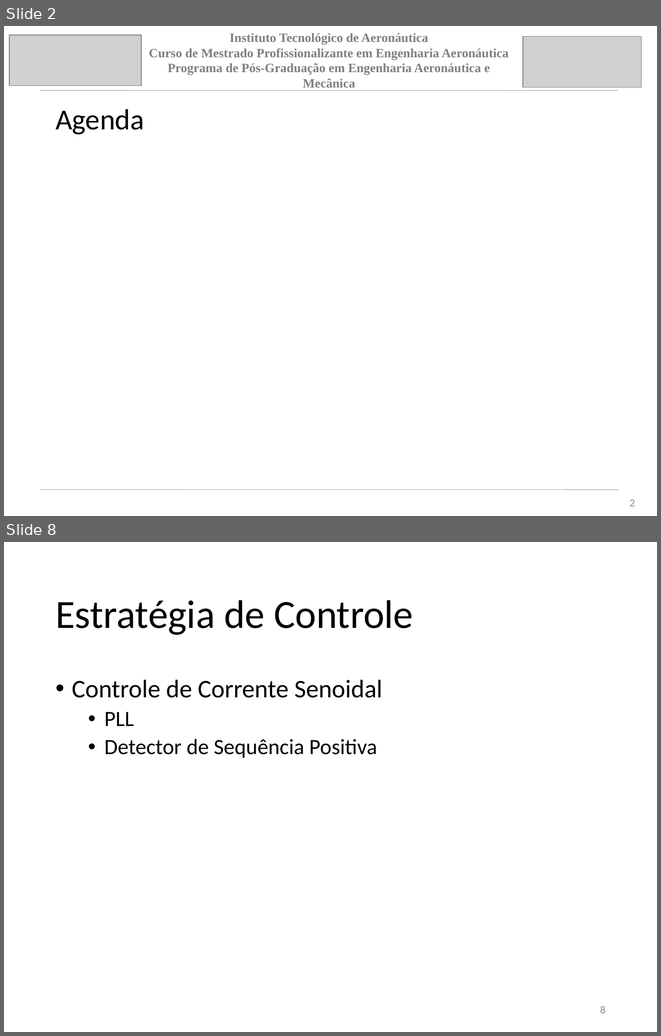
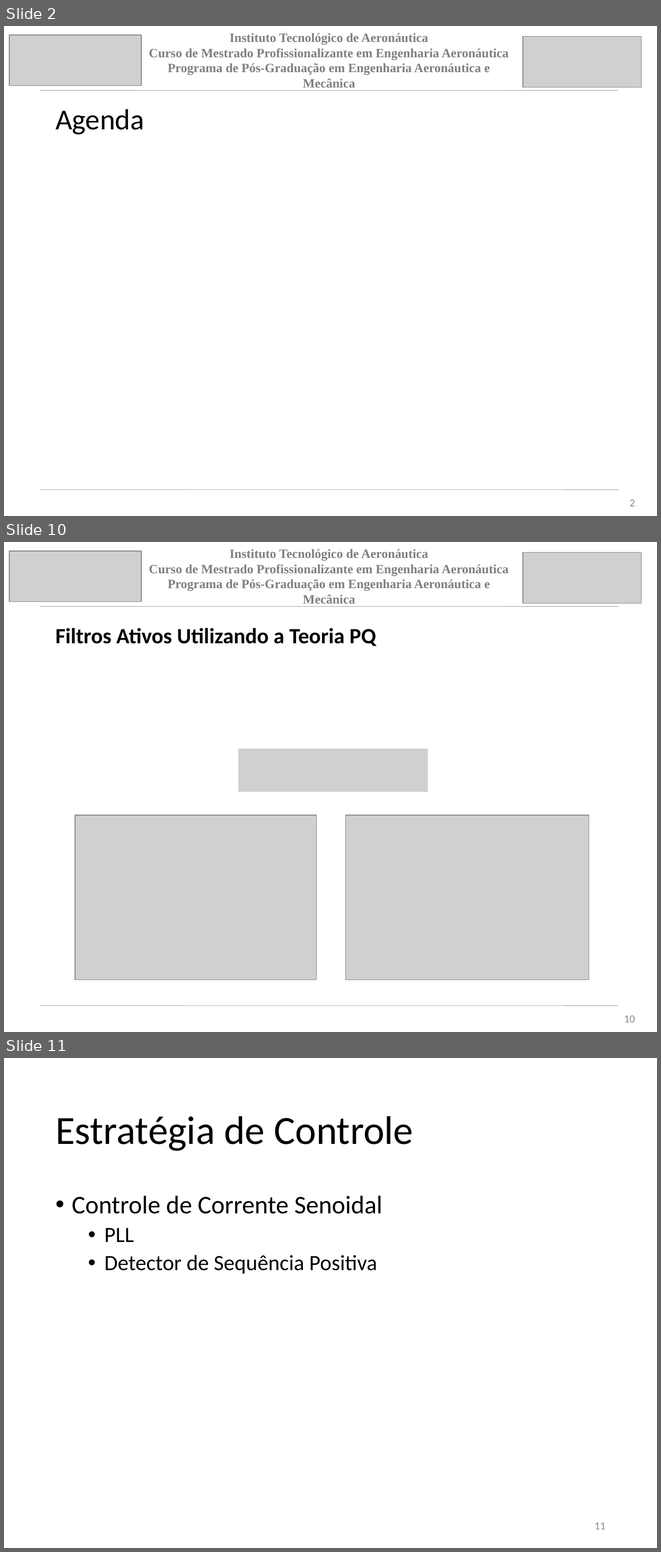
Before and after one commit to jpsoliv/MestradoJPSO, a slide deck: Apresentação/Apresentação_baixo_nivel.pptx. Shown one above the other, each under a label of ours: slides 2 and 8 before the commit, slides 2, 10 and 11 after it; the slides between them are not shown. The pictures are 661x1036 and 661x1552 pixels, drawn with LibreOffice and Linux fonts; fonts in the diff are those of the drawing; grey boxes stand for pictures. Boxes give left, top, right and bottom in pixels: in the first picture for what was removed or moved away, otherwise in the second. Text is boxed around its words. In the diff, an @@ line names an element or a change of style, - is before the commit and + after.

```diff
--- a/Apresentação/Apresentação_baixo_nivel.pptx
+++ b/Apresentação/Apresentação_baixo_nivel.pptx
@@ slide 10 added at (x1=4, y1=542, x2=657, y2=1032), background #FFFFFF @@
@@ picture added at (x1=9, y1=551, x2=141, y2=602) @@
@@ text added at (x1=149, y1=549, x2=509, y2=607), 14 pt, text #7F7F7F, bold @@
+Instituto Tecnológico de Aeronáutica
+Curso de Mestrado Profissionalizante em Engenharia Aeronáutica
+Programa de Pós-Graduação em Engenharia Aeronáutica e Mecânica
@@ picture added at (x1=523, y1=553, x2=642, y2=603) @@
@@ line added from (40, 607) to (618, 607), #A5A5A5 0.51 pt @@
@@ title added at (x1=55, y1=628, x2=376, y2=646), 24 pt, text #000000, bold @@
+Filtros Ativos Utilizando a Teoria PQ
@@ picture added at (x1=238, y1=748, x2=428, y2=792) @@
@@ picture added at (x1=75, y1=815, x2=317, y2=979) @@
@@ picture added at (x1=345, y1=815, x2=589, y2=979) @@
@@ line added from (41, 1006) to (618, 1006), #A5A5A5 0.51 pt @@
@@ page number added at (x1=624, y1=1015, x2=635, y2=1022), 12 pt, text #8C8C8C @@
+10
@@ what was slide 8 is now slide 11 @@
@@ page number at (x1=594, y1=1522, x2=606, y2=1529): text changed @@
-8
+11
```
Also in this commit, not shown: 6 slides changed, 2 other slides added.
